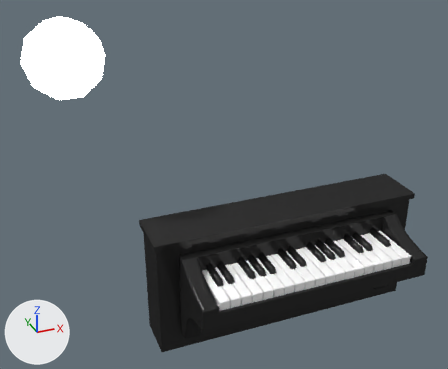
An edit to the Blender file scenes/piano.blend, drawn before and after from the same camera.
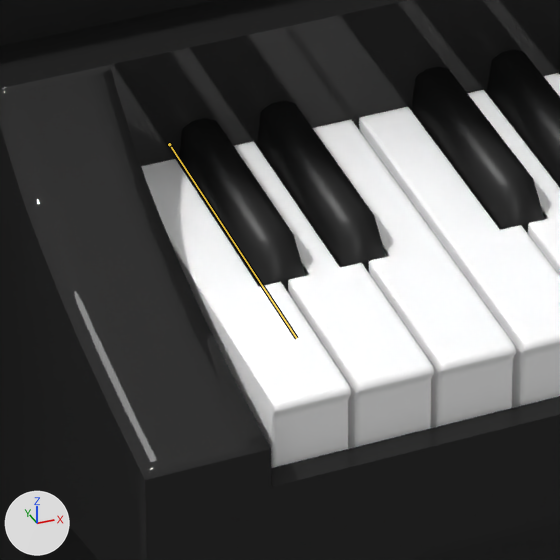
There are two pictures of each version: one whole from a 50 mm lens placed at (-2.87, -5.65, 4.26), pointed at (-0.42, 0.51, 0.95), one close up on the part from 41% to 58% of the width and 67% to 88% of the height. Lighting does not change. The marker at lower left points along +X, +Y and +Z. The bones that change are drawn over the model as lines in the close-ups.

Names of what the first close-up shows: 'Black', 'Black.001', 'Black.003', 'Black.004', 'Cube', 'Cube.001', 'WhiteCenter', 'WhiteCenter.001', 'WhiteLeft', 'WhiteLeft.001', 'WhiteRight'.
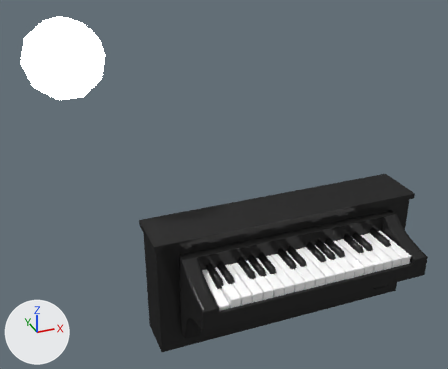
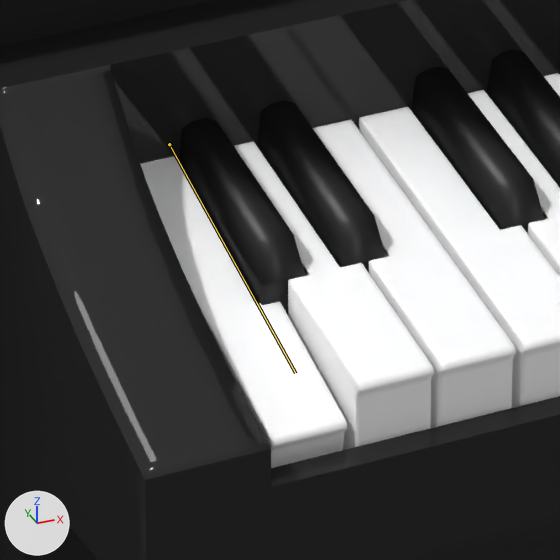
Commit message: piano tonleiter animation

The newer file adds an action. The first version stands in its rest pose; the second is drawn at frame 1221 of the action 'ArmatureAction'.

Boxes (x1, y1, x2, y2) around the edits, measured in the close-ups (560 x 560 px):
'WhiteLeft', posed: before (141, 159, 351, 468); after (141, 156, 347, 468)
bone 'Bone.001', root to tip: before (169, 144) to (296, 338); after (169, 144) to (295, 373)

Diff of the bpy script that builds the scene:
```diff
--- a/scenes/piano.blend.py
+++ b/scenes/piano.blend.py
@@ bone_bone_001 @@
 bone_bone_001 = bpy.data.objects['Armature'].pose.bones['Bone.001']  # child of 'Bone'
-bone_bone_001.rotation_euler = (0.0, 0.0, 0.0)  # degrees (0, 0, 0)
+bone_bone_001.rotation_euler = (0.122, 0.0, 0.0)  # degrees (7, 0, 0)
```
